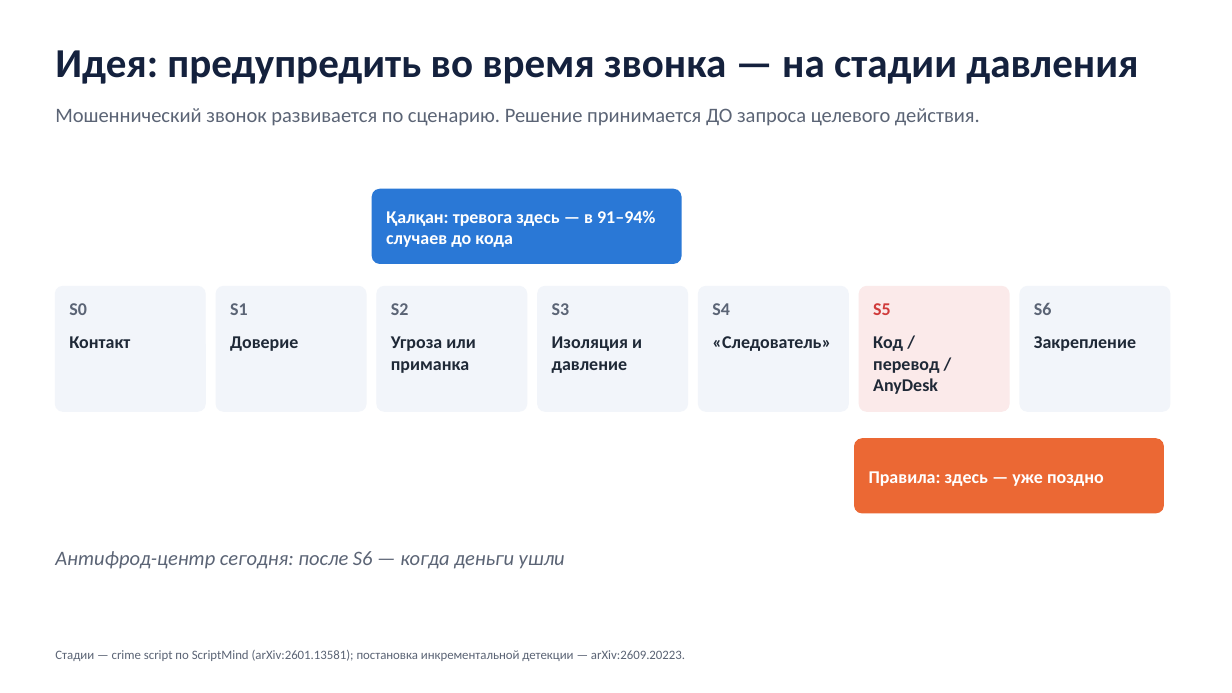
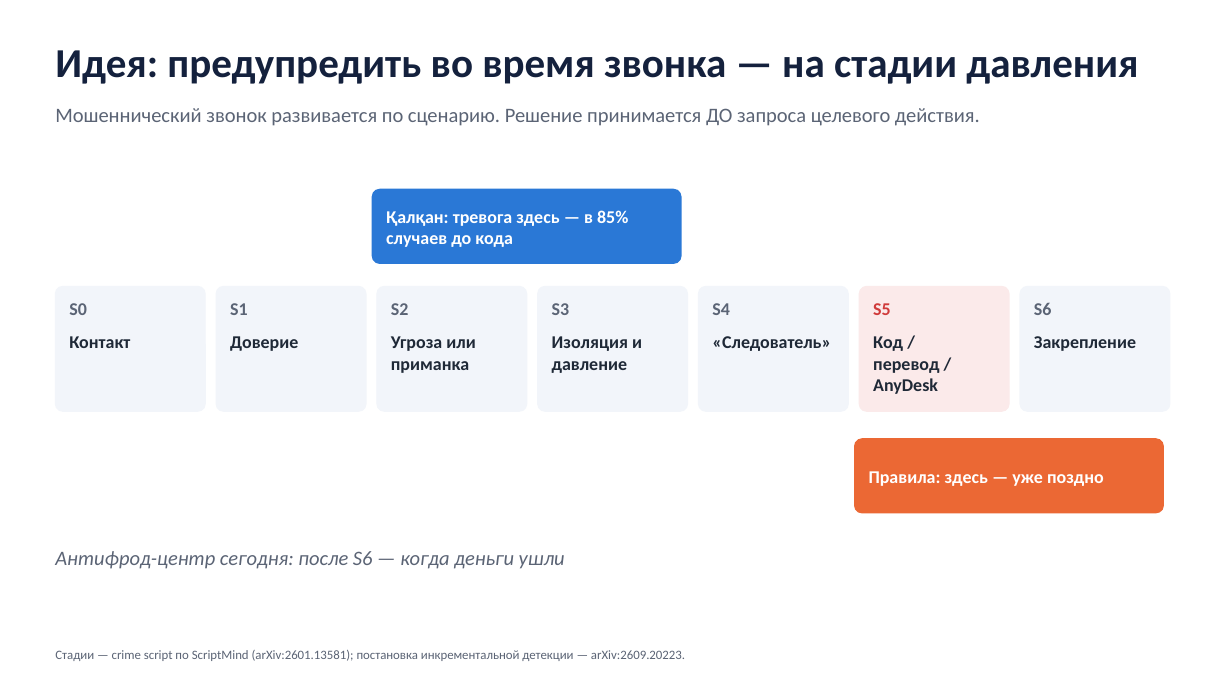
Before and after one commit to daurenoralbek/qalqan, a slide deck: slide 3 of docs/submission/Qalqan_pitch-deck.pptx. Drawn at 1232x693 pixels with LibreOffice and Linux fonts; fonts in the diff are those of the drawing. Boxes give left, top, right and bottom in pixels: in the first picture for what was removed or moved away, otherwise in the second. Text is boxed around its words. In the diff, an @@ line names an element or a change of style, - is before the commit and + after.

```diff
--- a/docs/submission/Qalqan_pitch-deck.pptx
+++ b/docs/submission/Qalqan_pitch-deck.pptx
@@ text at box(386, 210, 628, 247): text changed @@
-Қалқан: тревога здесь — в 91–94% случаев до кода
+Қалқан: тревога здесь — в 85% случаев до кода
```
Also in this commit, not shown: 5 other slides changed, 49 other files.
